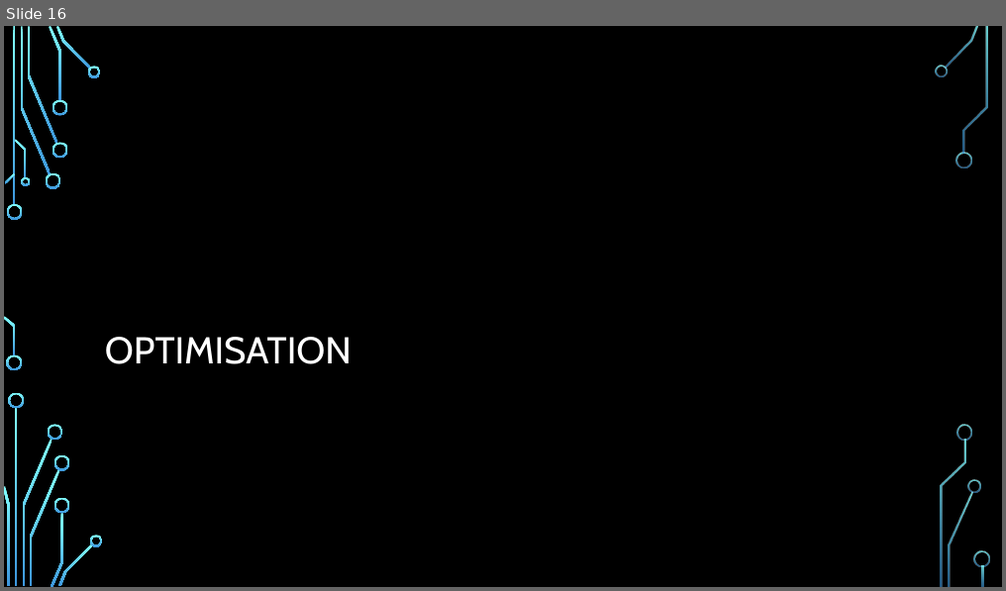
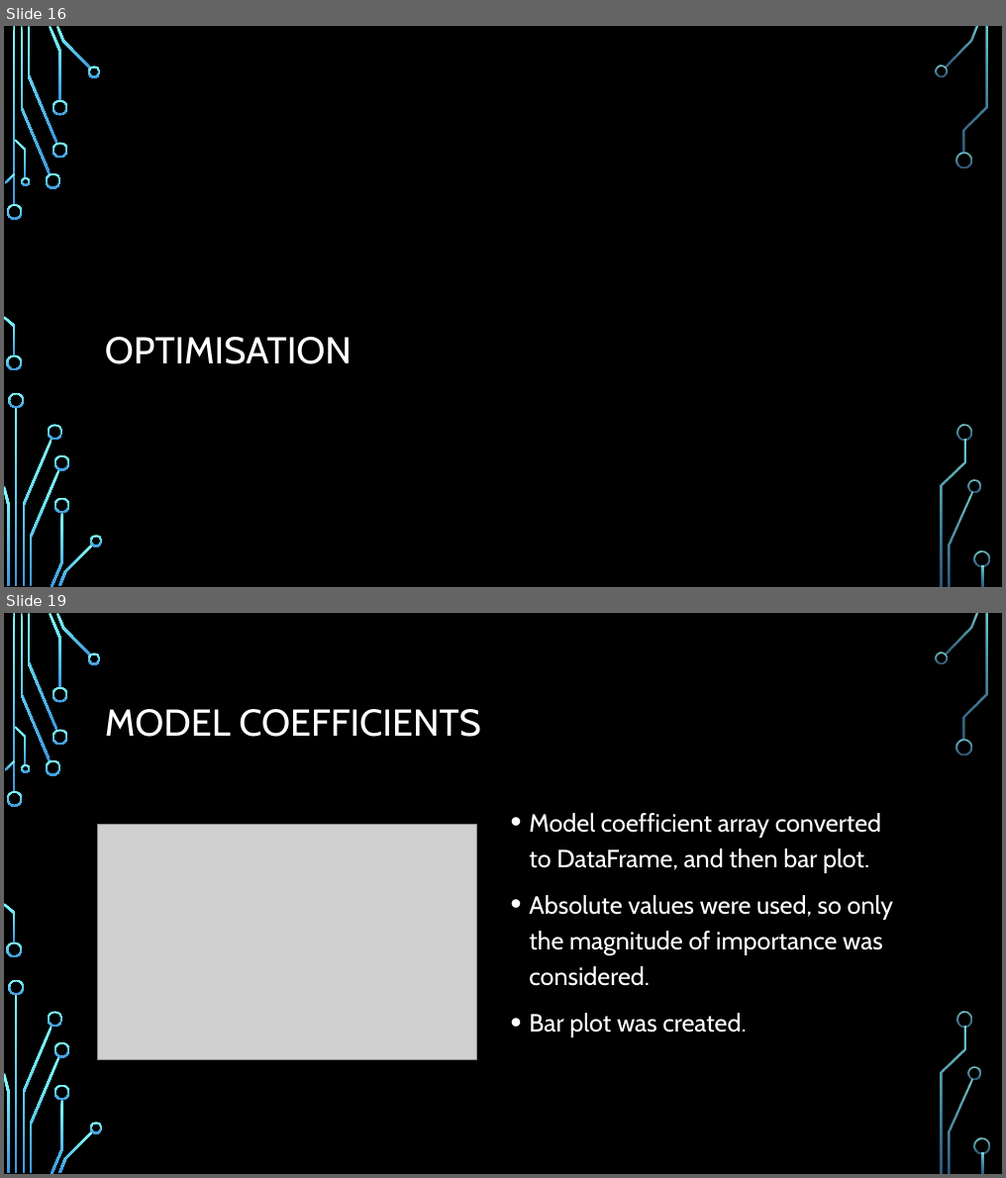
Before and after one commit to ddaniel2024/Project-4, a slide deck: Employee Attrition Prediction Presentation.pptx. Shown one above the other, each under a label of ours: slide 16 before the commit, slides 16 and 19 after it; the slides between them are not shown. The pictures are 1006x591 and 1006x1178 pixels, drawn with LibreOffice and Linux fonts; fonts in the diff are those of the drawing; grey boxes stand for pictures; background and template pictures are left out. Boxes give left, top, right and bottom in pixels: in the first picture for what was removed or moved away, otherwise in the second. Text is boxed around its words. In the diff, an @@ line names an element or a change of style, - is before the commit and + after.

```diff
--- a/Employee Attrition Prediction Presentation.pptx
+++ b/Employee Attrition Prediction Presentation.pptx
@@ slide 19 added at (4, 613, 1002, 1174), background picture (left out); not listed: 36 template elements that a slide beside it also shows @@
@@ title added at (105, 709, 481, 737), 36 pt, text #FFFFFF @@
+MODEL COEFFICIENTS
@@ text added at (529, 813, 893, 1038), 24 pt, text #FFFFFF @@
+• Model coefficient array converted to DataFrame, and then bar plot.
+• Absolute values were used, so only the magnitude of importance was considered.
+• Bar plot was created.
@@ picture added at (98, 825, 476, 1059) @@
```
Also in this commit, not shown: 13 slides changed, 7 other slides added, 8 slides removed, 10 other files.
